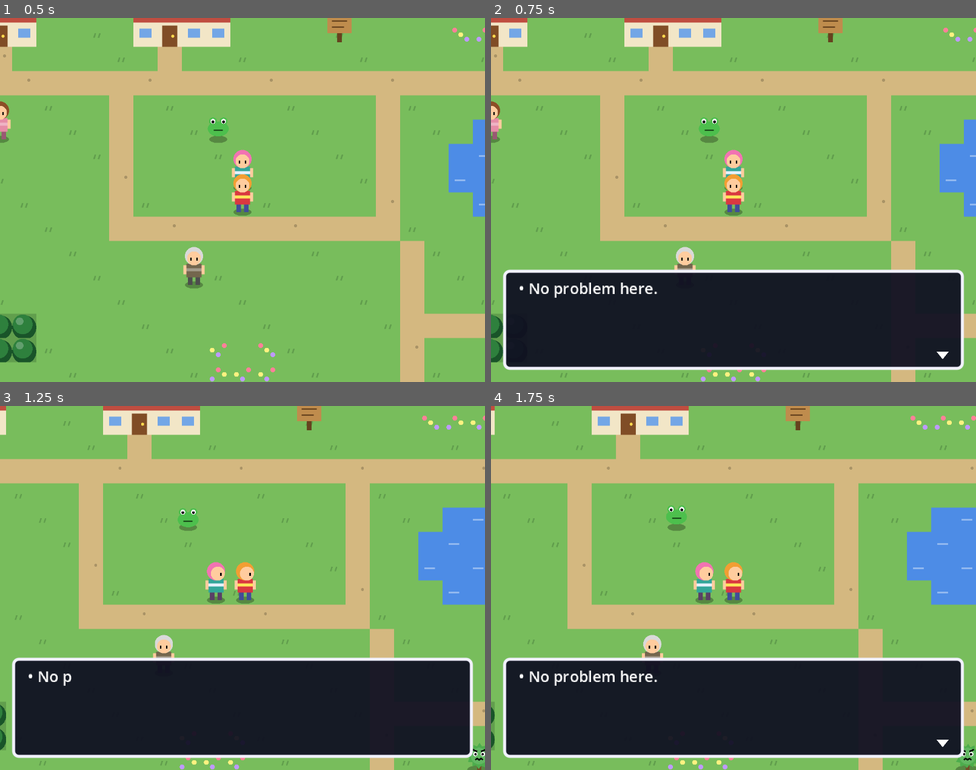
Above: before the commit, frames 1-4 (two rows, left to right).
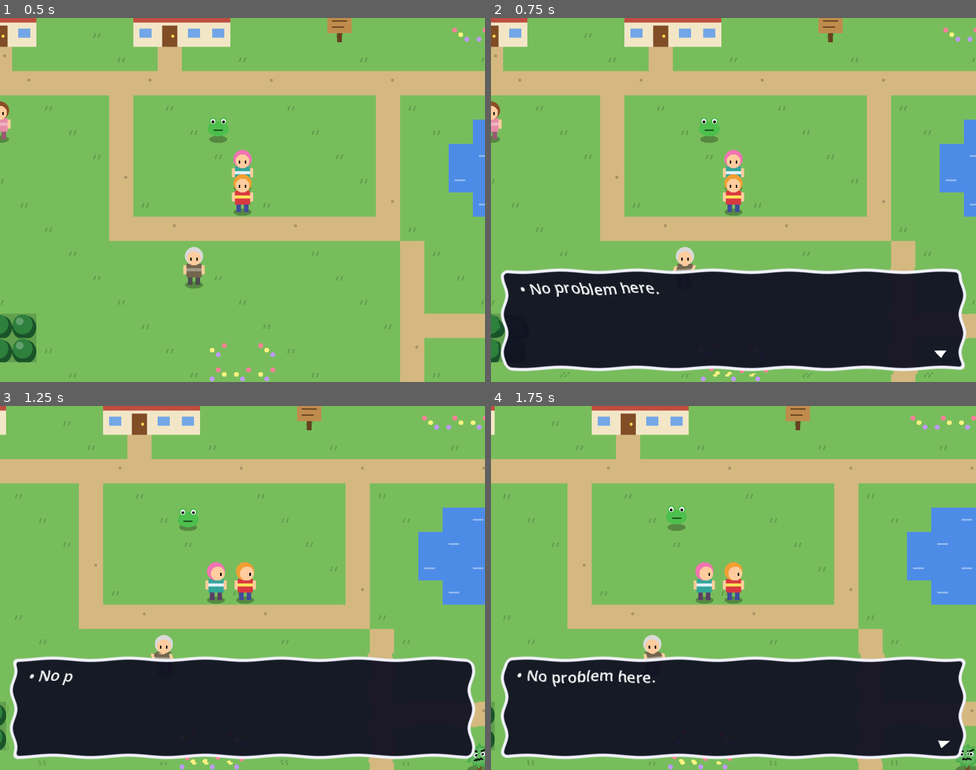
Above: after the commit, the same moments.

Repository: timesnewroman1289/mother_like_rpg
Game: Godot game, scene res://scenes/overworld.tscn
Two runs of this game, one before a commit and one after it. Both use one fixed random seed, a clock stepped at 60 frames per second and the inputs below.
Inputs:
- Up to frame 1 (0.5 s): no input
- Up to frame 2 (0.75 s): tap Enter at 0.5 s; hold Right (move_right) from 0.53 s (still down); hold Z (confirm) from 0.53 s (still down)
- Up to frame 3 (1.25 s): keep holding Right (move_right); keep holding Z (confirm); tap Space at 0.77, 1.07 s
- Up to frame 4 (1.75 s): release Right (move_right) at 1.28 s; release Z (confirm) at 1.28 s; hold Down (move_down) from 1.28 s (still down); tap Shift (run) at 1.35 s; tap Space at 1.52 s

Frame 1 is identical in both runs. In frame 2, 2.7% of the frame differs, in the area x 1-99%, y 67-98%; in frame 3, 2.3%; in frame 4, 2.7%, in the area x 2-99%, y 67-98%.

Commit message:
Test: make the dialogue boxes wobble
Adds shaders/wobble.gdshader and lays it over the text box and the
Yes/No box. Toggle with WOBBLE in dialogue_box.gd.

Co-Authored-By: Claude Opus 5.5 <noreply@anthropic.com>

Diff:
--- a/scripts/ui/dialogue_box.gd
+++ b/scripts/ui/dialogue_box.gd
@@ -9,6 +9,9 @@
 const UIKit = preload("res://scripts/ui/ui_kit.gd")
 const ChoiceList = preload("res://scripts/ui/choice_list.gd")
 const CHARS_PER_SECOND := 40.0
+## Test: makes the boxes ripple. Tweak the look in shaders/wobble.gdshader.
+const WOBBLE := true
+const WobbleShader = preload("res://shaders/wobble.gdshader")
 
 var _box: Panel
 var _label: Label
@@ -49,6 +52,28 @@
 	_choices.position = Vector2(4, 5)
 	_choice_box.add_child(_choices)
 	_choice_box.visible = false
+
+	if WOBBLE:
+		_add_wobble(_box)
+		_add_wobble(_choice_box)
+
+
+## Lays a wobble-shader rectangle over the box, a little bigger so the border
+## has room to sway. It must be the box's last child so it's drawn on top.
+func _add_wobble(box: Control) -> void:
+	# Grab a fresh copy of the screen so the shader sees this box, not just
+	# what was there before the previous box drew.
+	var copy := BackBufferCopy.new()
+	copy.copy_mode = BackBufferCopy.COPY_MODE_VIEWPORT
+	box.add_child(copy)
+	var margin := 3.0
+	var overlay := ColorRect.new()
+	overlay.mouse_filter = MOUSE_FILTER_IGNORE
+	overlay.position = Vector2(-margin, -margin)
+	overlay.size = box.size + Vector2(margin, margin) * 2.0
+	overlay.material = ShaderMaterial.new()
+	overlay.material.shader = WobbleShader
+	box.add_child(overlay)
 
 
 func say(lines: Array, choices: Array = []) -> int:
--- /dev/null
+++ b/shaders/wobble.gdshader
@@ -0,0 +1,19 @@
+// Makes whatever is drawn underneath ripple like it's underwater. The dialogue
+// box lays a rectangle with this shader over itself (see dialogue_box.gd).
+// Play with the numbers!
+shader_type canvas_item;
+
+uniform sampler2D screen_texture : hint_screen_texture, filter_nearest;
+uniform float amplitude = 1.5;  // how far it sways, in game pixels
+uniform float frequency = 0.25; // how tight the waves are (higher = more ripples)
+uniform float speed = 4.0;
+
+const vec2 RES = vec2(320.0, 240.0);
+
+void fragment() {
+	vec2 px = SCREEN_UV * RES;  // where we are, in game pixels
+	vec2 offset = vec2(
+		sin(px.y * frequency + TIME * speed),
+		0.5 * sin(px.x * frequency * 0.5 + TIME * speed * 0.7)) * amplitude;
+	COLOR = texture(screen_texture, SCREEN_UV + offset / RES);
+}
Not shown, added: shaders/wobble.gdshader.uid
